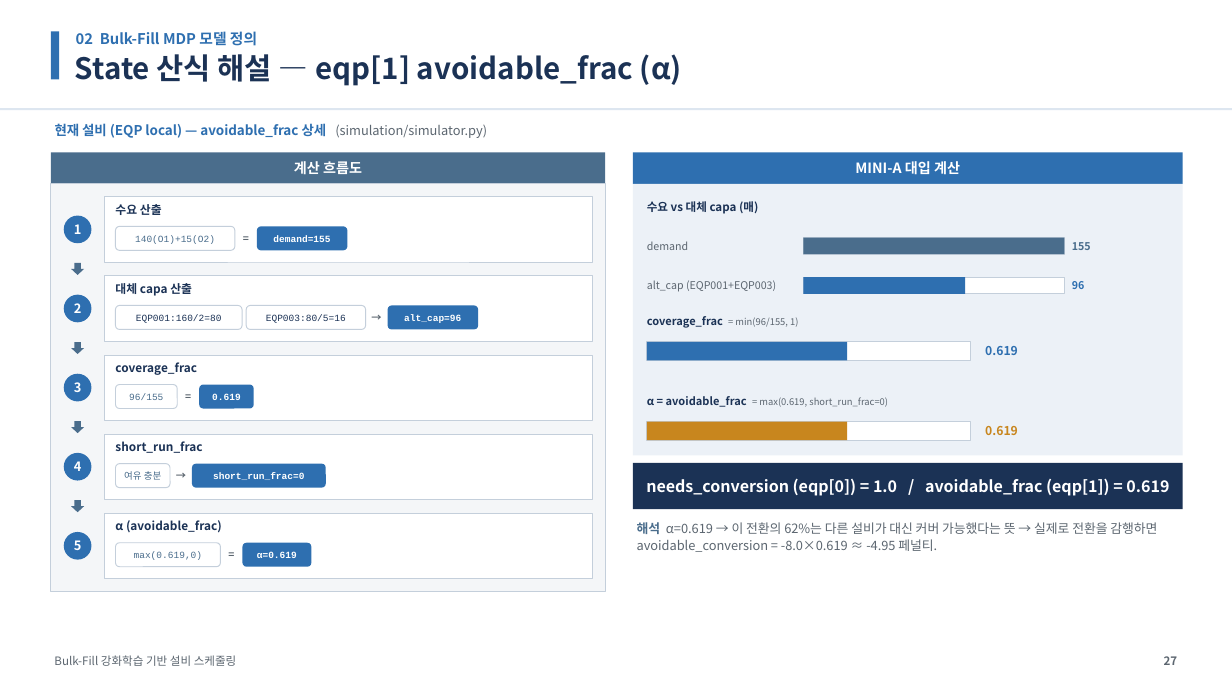
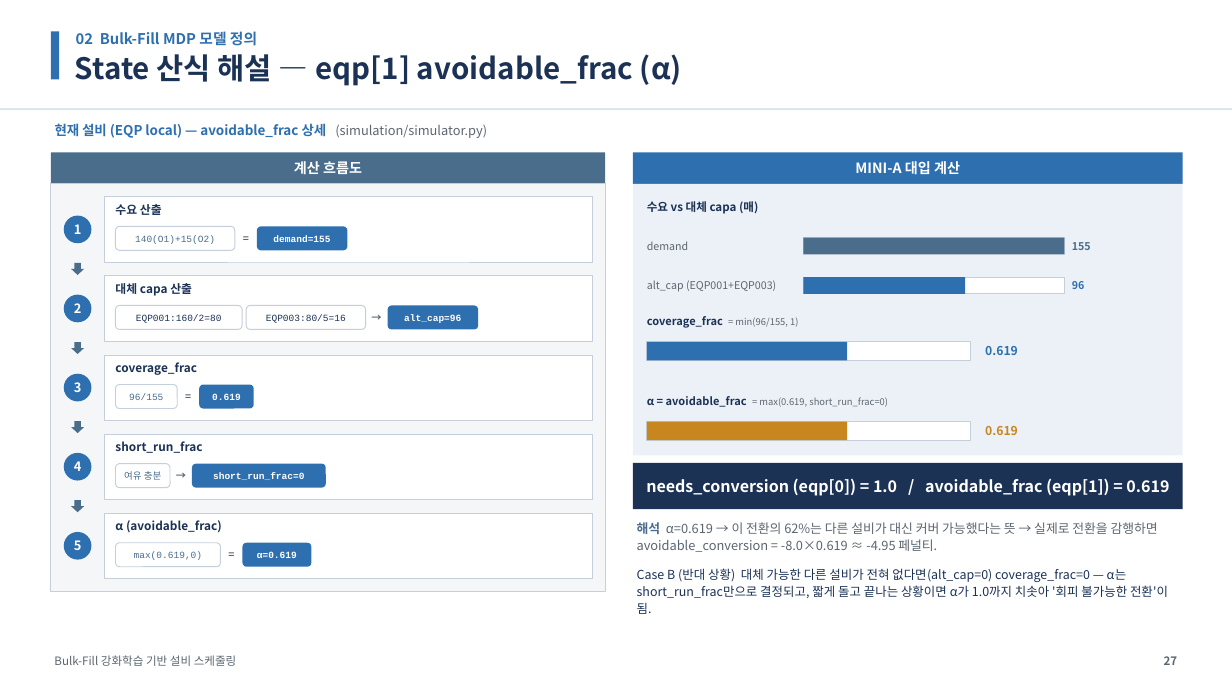
Before and after one commit to relighting123/pjt_scheduling, a slide deck: slide 27 of docs/스케줄링_발표자료.pptx. Drawn at 1232x693 pixels with LibreOffice and Linux fonts; fonts in the diff are those of the drawing. Boxes give left, top, right and bottom in pixels: in the first picture for what was removed or moved away, otherwise in the second. Text is boxed around its words. In the diff, an @@ line names an element or a change of style, - is before the commit and + after.

```diff
--- a/docs/스케줄링_발표자료.pptx
+++ b/docs/스케줄링_발표자료.pptx
@@ text at box(637, 568, 1168, 598): paragraph added @@
+Case B (반대 상황) 대체 가능한 다른 설비가 전혀 없다면(alt_cap=0) coverage_frac=0 — α는 short_run_frac만으로 결정되고, 짧게 돌고 끝나는 상황이면 α가 1.0까지 치솟아 '회피 불가능한 전환'이 됨.
```
Also in this commit, not shown: 14 other slides changed, 1 other file.
